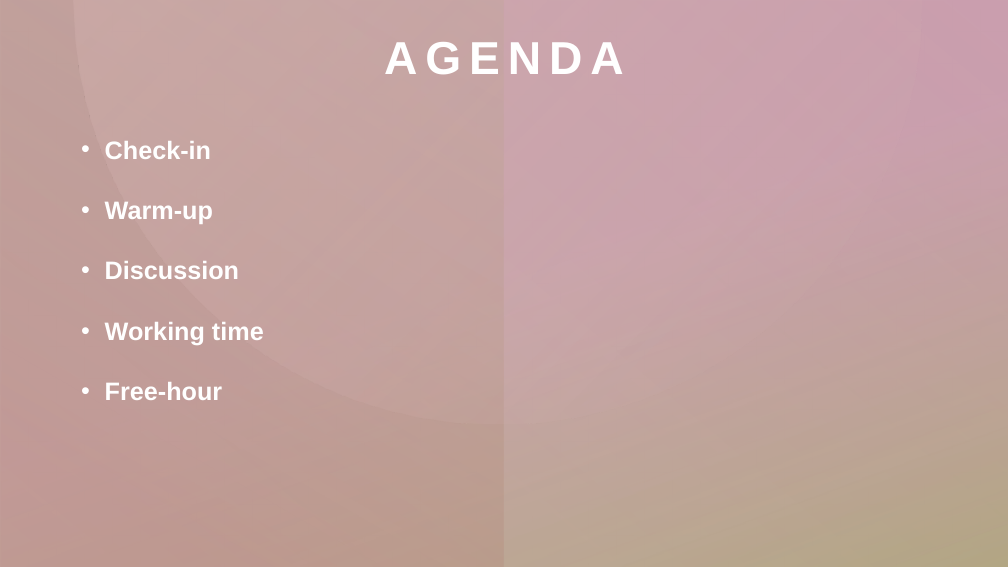
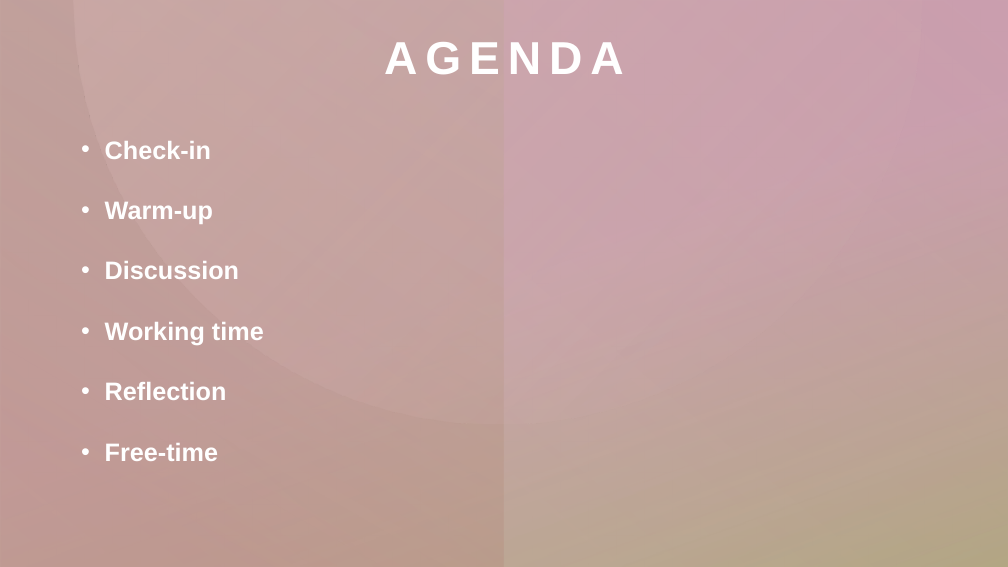
Before and after one commit to madmolecularman/MARC_Fall_2020, a slide deck: slide 2 of resources/gradschool/grad_school_session.pptx. Drawn at 1008x567 pixels with LibreOffice and Linux fonts; fonts in the diff are those of the drawing. Boxes give left, top, right and bottom in pixels: in the first picture for what was removed or moved away, otherwise in the second. Text is boxed around its words. In the diff, an @@ line names an element or a change of style, - is before the commit and + after.

```diff
--- a/resources/gradschool/grad_school_session.pptx
+++ b/resources/gradschool/grad_school_session.pptx
@@ text at [105, 382, 227, 461]: text changed @@
-• Free-hour
+• Reflection
+• Free-time
```
Also in this commit, not shown: 7 other slides changed, 1 slide added.
